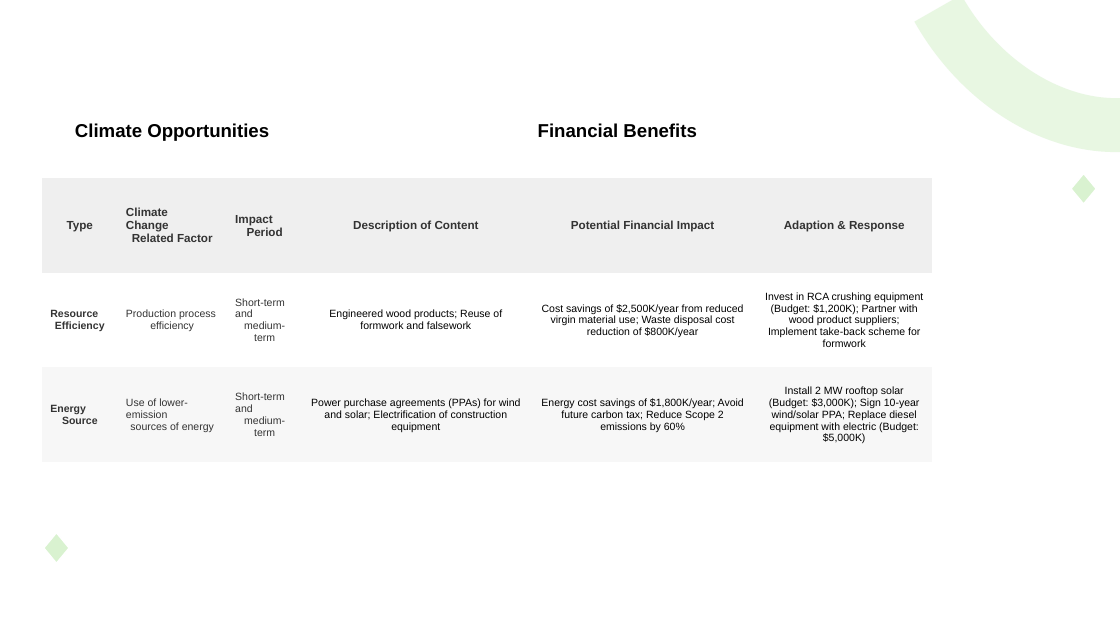
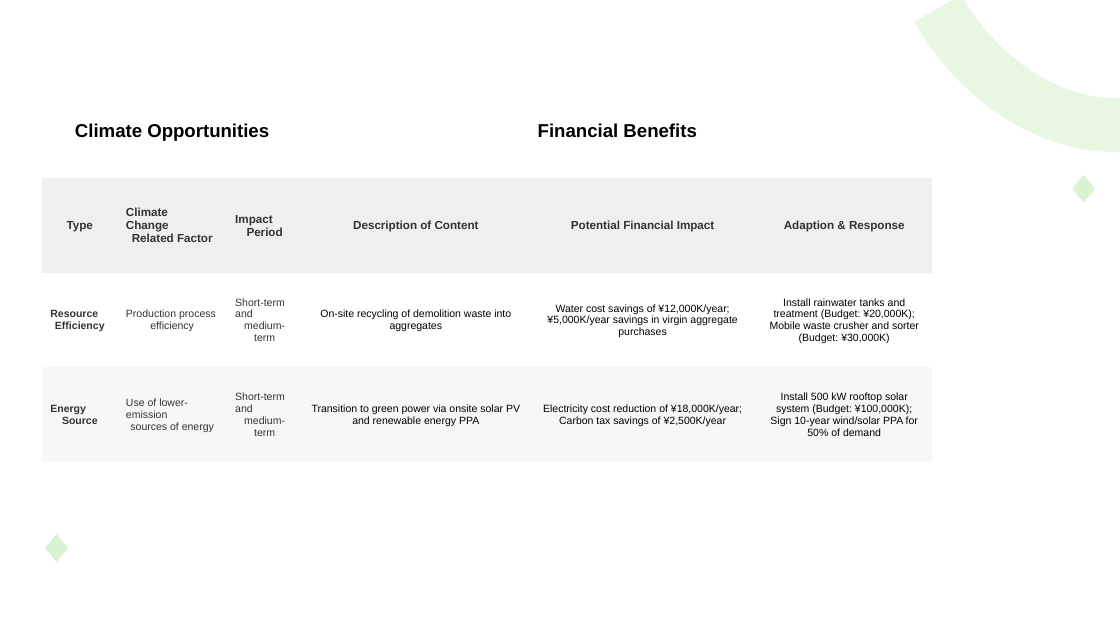
Before and after one commit to jackman993/sustainability-rep, a slide deck: slide 3 of shared/engine/tcfd/output/TCFD_table.pptx. Drawn at 1120x630 pixels with LibreOffice and Linux fonts; fonts in the diff are those of the drawing. Boxes give left, top, right and bottom in pixels: in the first picture for what was removed or moved away, otherwise in the second. Text is boxed around its words. In the diff, an @@ line names an element or a change of style, - is before the commit and + after.

```diff
--- a/shared/engine/tcfd/output/TCFD_table.pptx
+++ b/shared/engine/tcfd/output/TCFD_table.pptx
@@ table at <box>42,84,933,462</box> @@
-row 3: Resource Efficiency | Production process efficiency | Short-term and medium-term | Engineered wood products; Reuse of formwork and falsework | Cost savings of $2,500K/year from reduced virgin material use; Waste disposal cost reduction of $800K/year | Invest in RCA crushing equipment (Budget: $1,200K); Partner with wood product suppliers; Implement take-back scheme for formwork
+row 3: Resource Efficiency | Production process efficiency | Short-term and medium-term | On-site recycling of demolition waste into aggregates | Water cost savings of ¥12,000K/year; ¥5,000K/year savings in virgin aggregate purchases | Install rainwater tanks and treatment (Budget: ¥20,000K); Mobile waste crusher and sorter (Budget: ¥30,000K)
-row 4: Energy Source | Use of lower-emission sources of energy | Short-term and medium-term | Power purchase agreements (PPAs) for wind and solar; Electrification of construction equipment | Energy cost savings of $1,800K/year; Avoid future carbon tax; Reduce Scope 2 emissions by 60% | Install 2 MW rooftop solar (Budget: $3,000K); Sign 10-year wind/solar PPA; Replace diesel equipment with electric (Budget: $5,000K)
+row 4: Energy Source | Use of lower-emission sources of energy | Short-term and medium-term | Transition to green power via onsite solar PV and renewable energy PPA | Electricity cost reduction of ¥18,000K/year; Carbon tax savings of ¥2,500K/year | Install 500 kW rooftop solar system (Budget: ¥100,000K); Sign 10-year wind/solar PPA for 50% of demand
```
Also in this commit, not shown: 5 other slides changed, 1 slide added, 1 slide removed, 2 other files.
